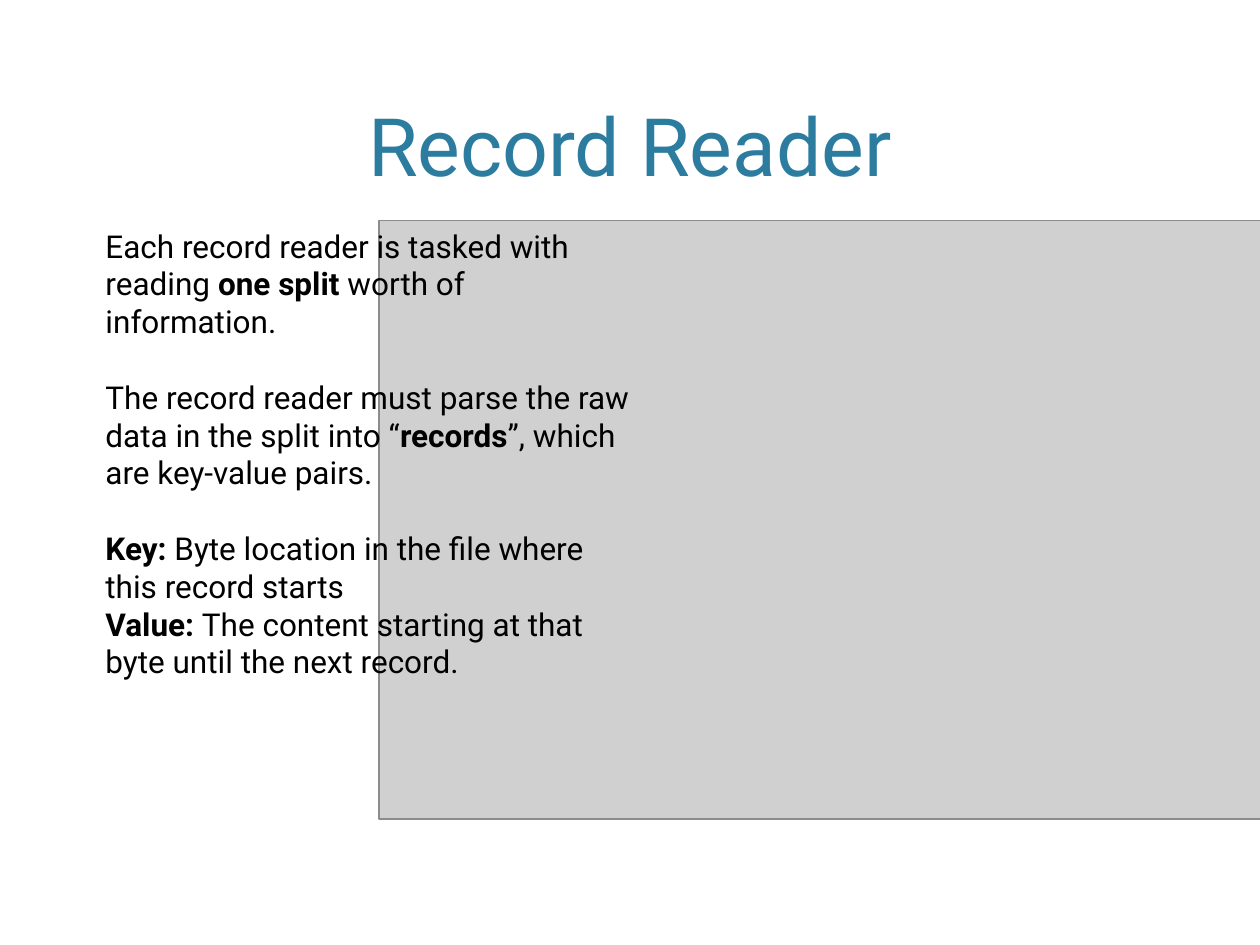
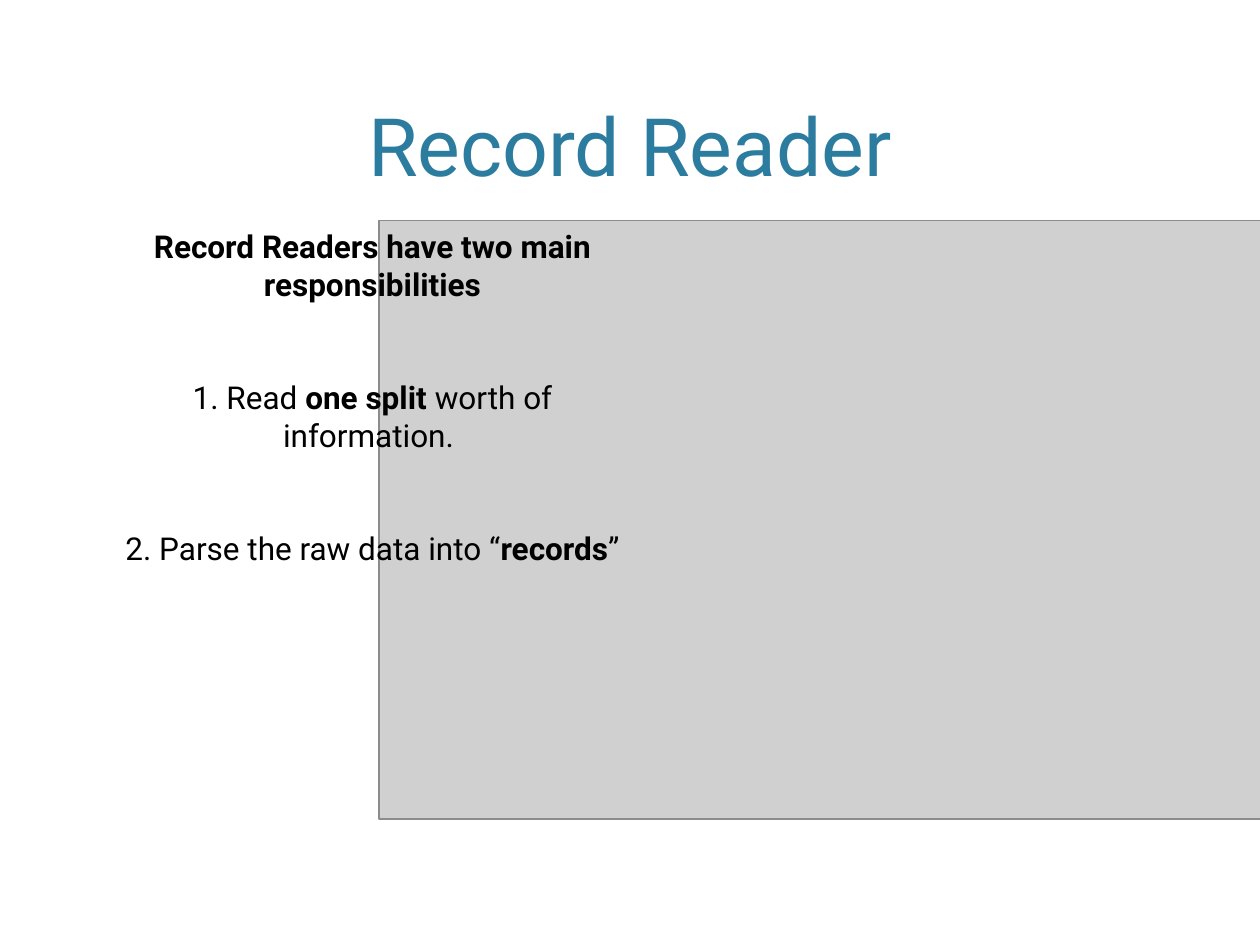
Before and after one commit to champgm/Big-Data-Talk, a slide deck: slide 10 of BigDataTalk.pptx. Drawn at 1260x945 pixels with LibreOffice and Linux fonts; fonts in the diff are those of the drawing; grey boxes stand for pictures; background and template pictures are left out. Boxes give left, top, right and bottom in pixels: in the first picture for what was removed or moved away, otherwise in the second. Text is boxed around its words. In the diff, an @@ line names an element or a change of style, - is before the commit and + after.

```diff
--- a/BigDataTalk.pptx
+++ b/BigDataTalk.pptx
@@ text at [125,234,619,568]: text changed; bold on @@
-Each record reader is tasked with reading one split worth of information.
-The record reader must parse the raw data in the split into “records”, which are key-value pairs.
-Key: Byte location in the file where this record starts
-Value: The content starting at that byte until the next record.
+Record Readers have two main responsibilities
+1. Read one split worth of information.
+2. Parse the raw data into “records”
```
Also in this commit, not shown: 8 other slides changed, 1 other file.
